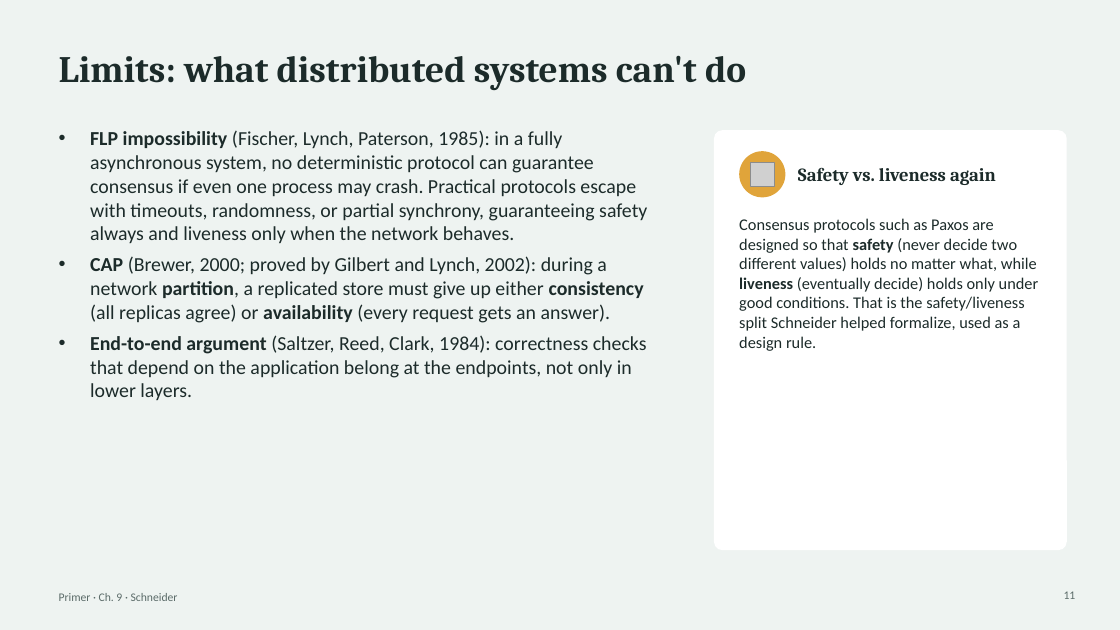
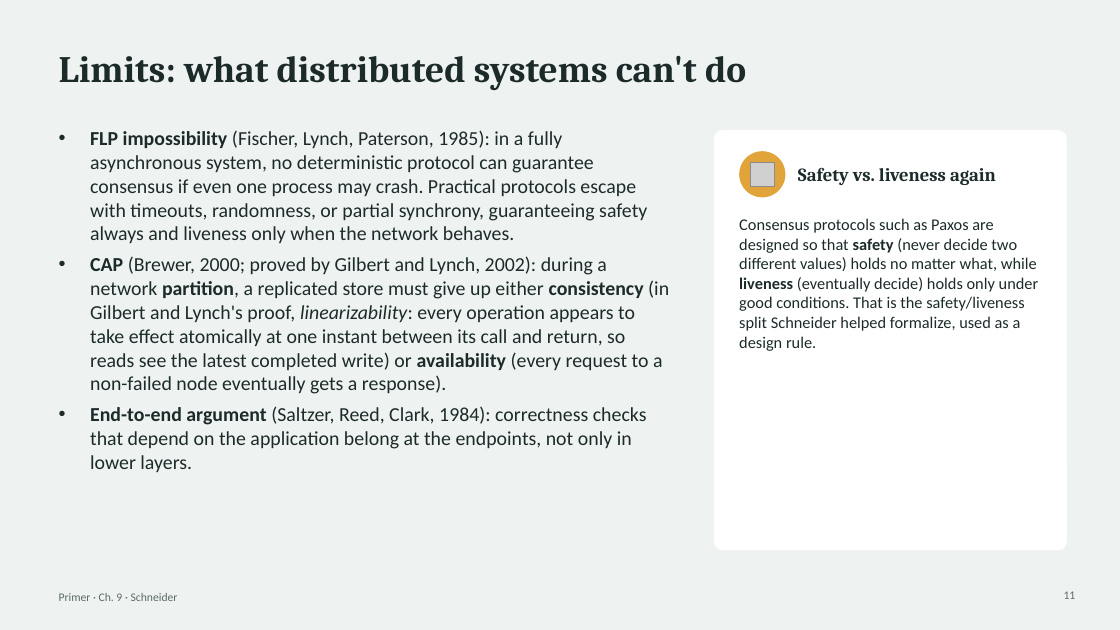
Before and after one commit to agroce/demo_scholarsandinnovators, a slide deck: slide 11 of chapters/09-schneider/primer.pptx. Drawn at 1120x630 pixels with LibreOffice and Linux fonts; fonts in the diff are those of the drawing; grey boxes stand for pictures. Boxes give left, top, right and bottom in pixels: in the first picture for what was removed or moved away, otherwise in the second. Text is boxed around its words. In the diff, an @@ line names an element or a change of style, - is before the commit and + after.

```diff
--- a/chapters/09-schneider/primer.pptx
+++ b/chapters/09-schneider/primer.pptx
@@ text at box(90, 256, 669, 394): text changed @@
-• CAP (Brewer, 2000; proved by Gilbert and Lynch, 2002): during a network partition, a replicated store must give up either consistency (all replicas agree) or availability (every request gets an answer).
+• CAP (Brewer, 2000; proved by Gilbert and Lynch, 2002): during a network partition, a replicated store must give up either consistency (in Gilbert and Lynch's proof, linearizability: every operation appears to take effect atomically at one instant between its call and return, so reads see the latest completed write) or availability (every request to a non-failed node eventually gets a response).
```
Also in this commit, not shown: 2 other slides changed, 41 other files.
